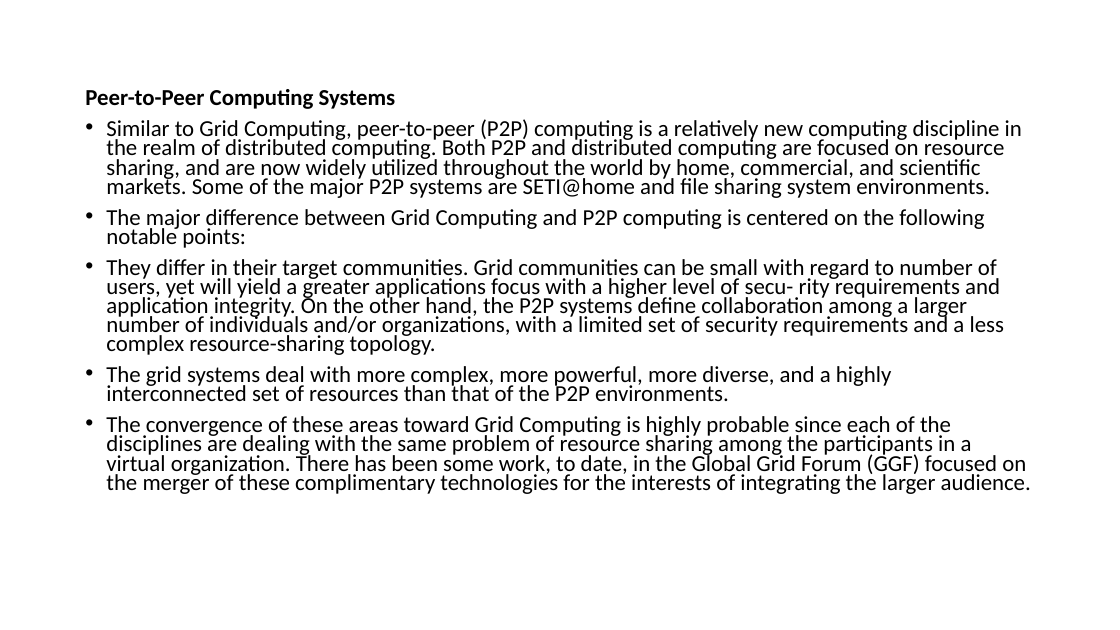
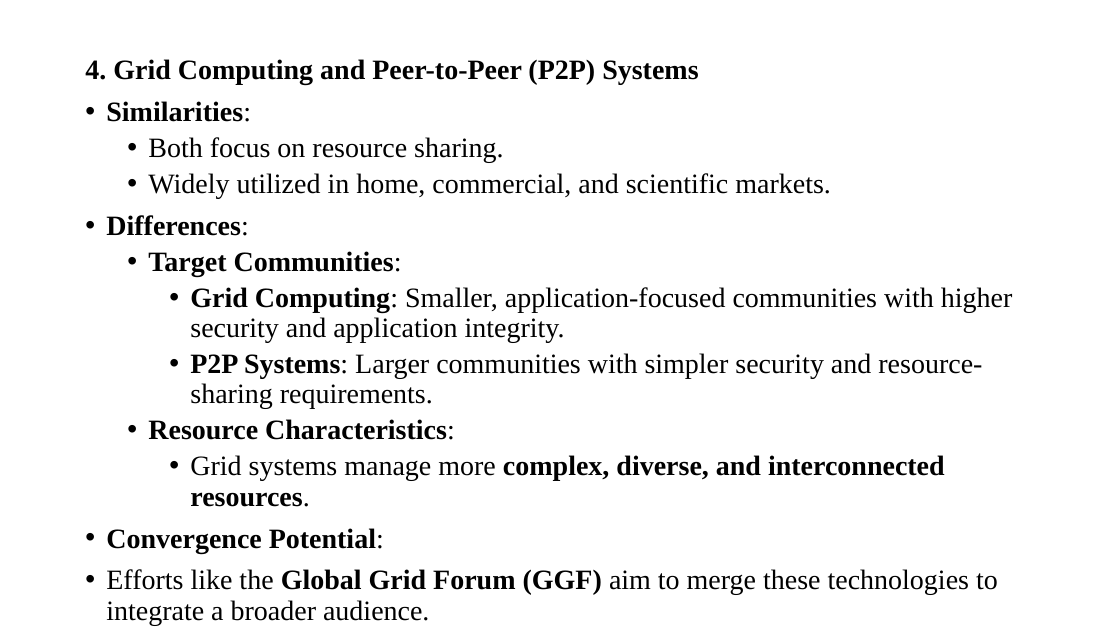
Before and after one commit to CSE-2026/4th-year-sem-2, a slide deck: slide 30 of HPC/UNIT1-PPT.pptx (slide 28 before the commit). Drawn at 1120x630 pixels with LibreOffice and Linux fonts; fonts in the diff are those of the drawing. Boxes give left, top, right and bottom in pixels: in the first picture for what was removed or moved away, otherwise in the second. Text is boxed around its words. In the diff, an @@ line names an element or a change of style, - is before the commit and + after.

```diff
--- a/HPC/UNIT1-PPT.pptx
+++ b/HPC/UNIT1-PPT.pptx
@@ text at box(85, 59, 1013, 625): text changed; size 19.6 to 24 pt; font Calibri to Times New Roman @@
-Peer-to-Peer Computing Systems
-• Similar to Grid Computing, peer-to-peer (P2P) computing is a relatively new computing discipline in the realm of distributed computing. Both P2P and distributed computing are focused on resource sharing, and are now widely utilized throughout the world by home, commercial, and scientific markets. Some of the major P2P systems are SETI@home and file sharing system environments.
-• The major difference between Grid Computing and P2P computing is centered on the following notable points:
-• They differ in their target communities. Grid communities can be small with regard to number of users, yet will yield a greater applications focus with a higher level of secu- rity requirements and application integrity. On the other hand, the P2P systems define collaboration among a larger number of individuals and/or organizations, with a limited set of security requirements and a less complex resource-sharing topology.
-• The grid systems deal with more complex, more powerful, more diverse, and a highly interconnected set of resources than that of the P2P environments.
-• The convergence of these areas toward Grid Computing is highly probable since each of the disciplines are dealing with the same problem of resource sharing among the participants in a virtual organization. There has been some work, to date, in the Global Grid Forum (GGF) focused on the merger of these complimentary technologies for the interests of integrating the larger audience.
+4. Grid Computing and Peer-to-Peer (P2P) Systems
+• Similarities:
+  • Both focus on resource sharing.
+  • Widely utilized in home, commercial, and scientific markets.
+• Differences:
+  • Target Communities:
+    • Grid Computing: Smaller, application-focused communities with higher security and application integrity.
+    • P2P Systems: Larger communities with simpler security and resource-sharing requirements.
+  • Resource Characteristics:
+    • Grid systems manage more complex, diverse, and interconnected resources.
+• Convergence Potential:
+• Efforts like the Global Grid Forum (GGF) aim to merge these technologies to integrate a broader audience.
```
Also in this commit, not shown: 27 other slides changed, 10 slides added, 4 slides removed, 5 other files.
